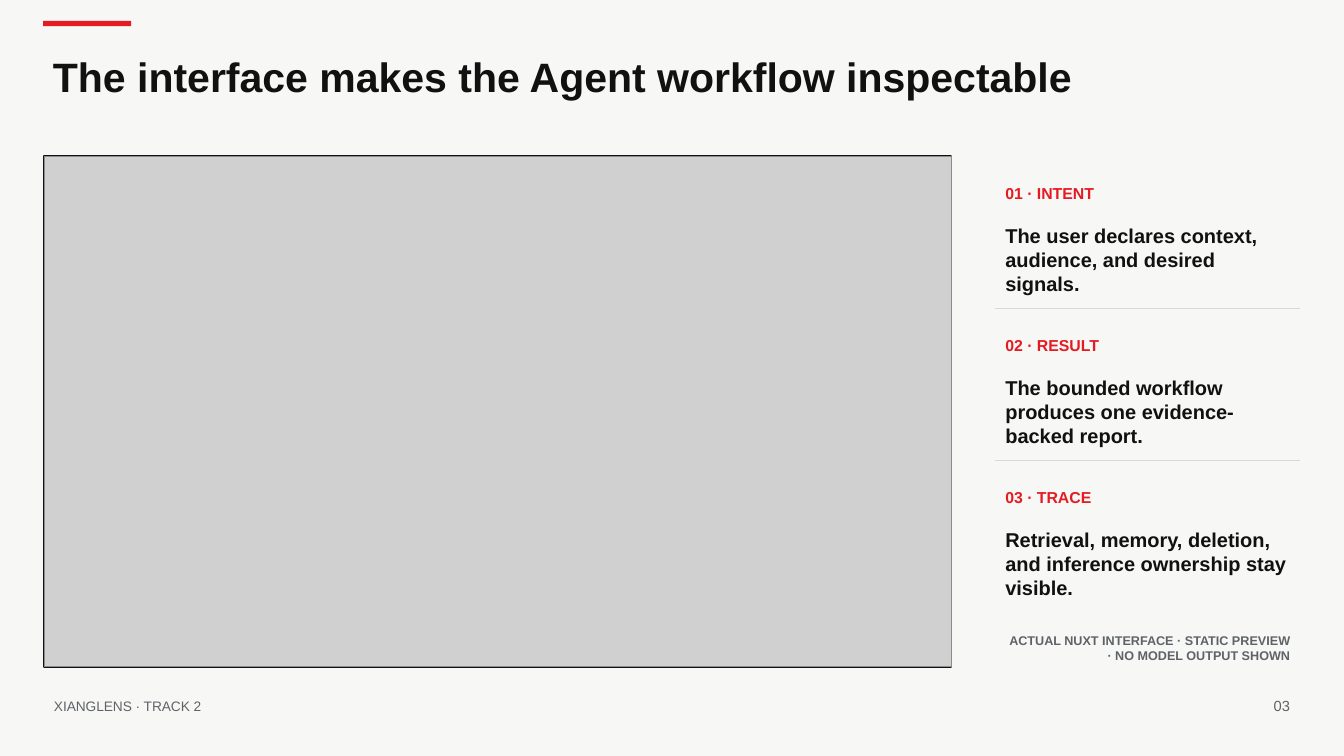
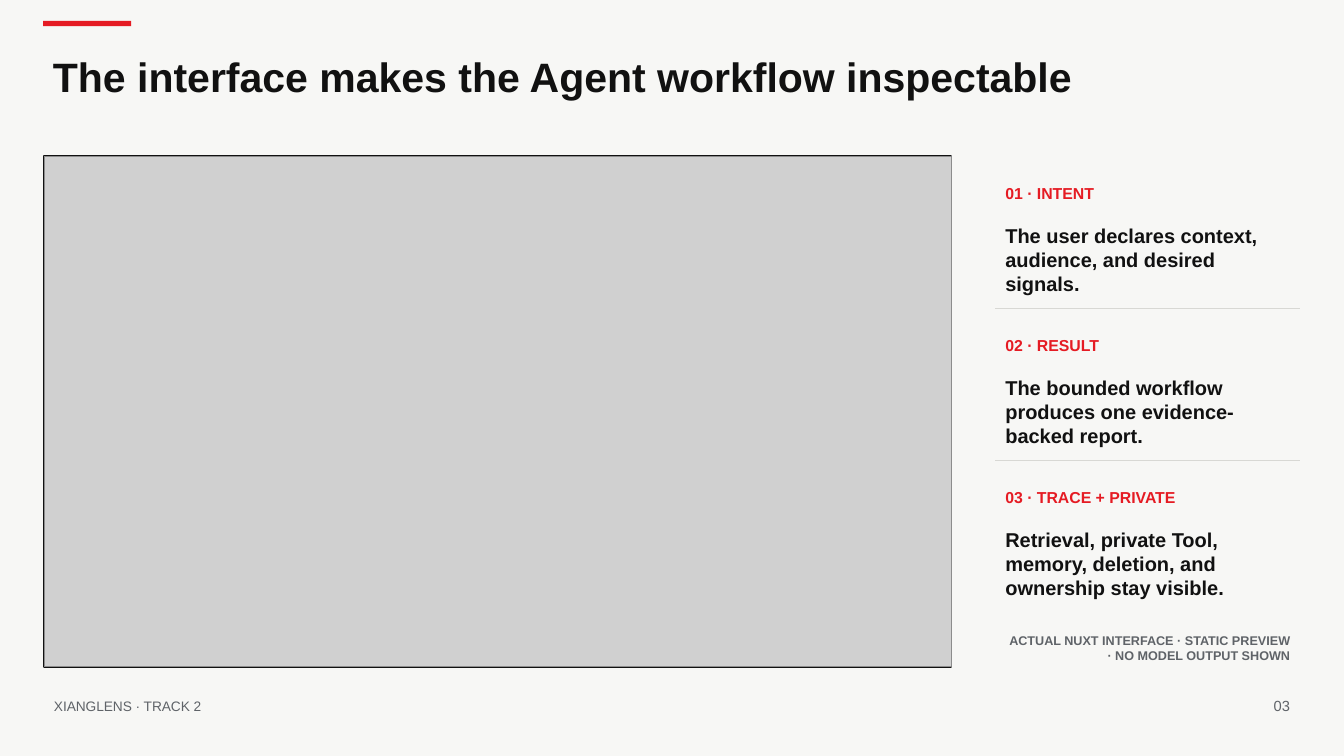
Before and after one commit to ld0574/Radeon-hackathon-2026-07, a slide deck: slide 3 of submission/XiangLens_Track2_Deck.pptx. Drawn at 1344x756 pixels with LibreOffice and Linux fonts; fonts in the diff are those of the drawing; grey boxes stand for pictures. Boxes give left, top, right and bottom in pixels: in the first picture for what was removed or moved away, otherwise in the second. Text is boxed around its words. In the diff, an @@ line names an element or a change of style, - is before the commit and + after.

Commit message:
integrate runtime-only private 108 lens tool

```diff
--- a/submission/XiangLens_Track2_Deck.pptx
+++ b/submission/XiangLens_Track2_Deck.pptx
@@ text at box(1005, 492, 1175, 503): text changed @@
-03 · TRACE
+03 · TRACE + PRIVATE
@@ text at box(1005, 532, 1224, 599): text changed @@
-Retrieval, memory, deletion, and inference ownership stay visible.
+Retrieval, private Tool, memory, deletion, and ownership stay visible.
```
Also in this commit, not shown: 5 other slides changed, 23 other files.
